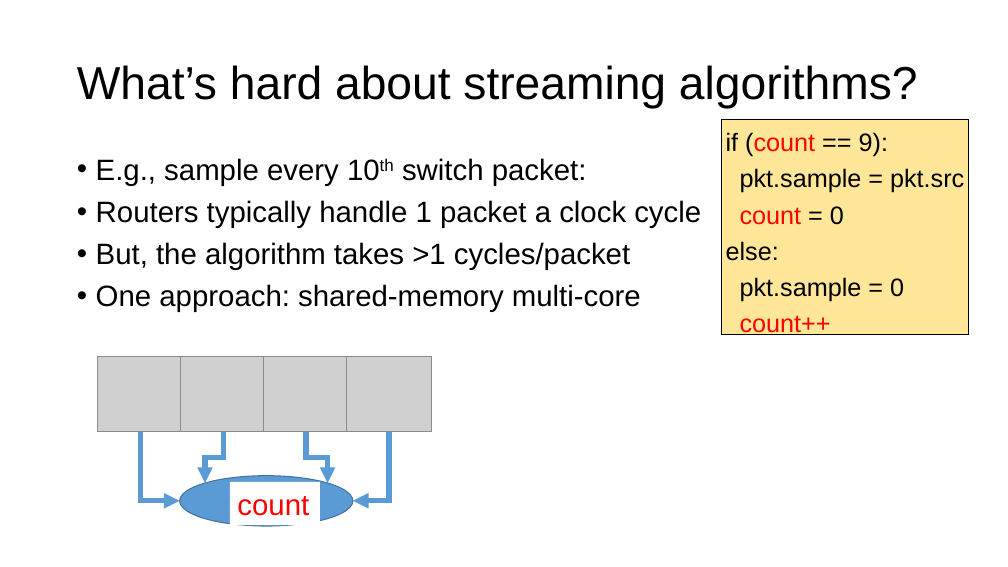
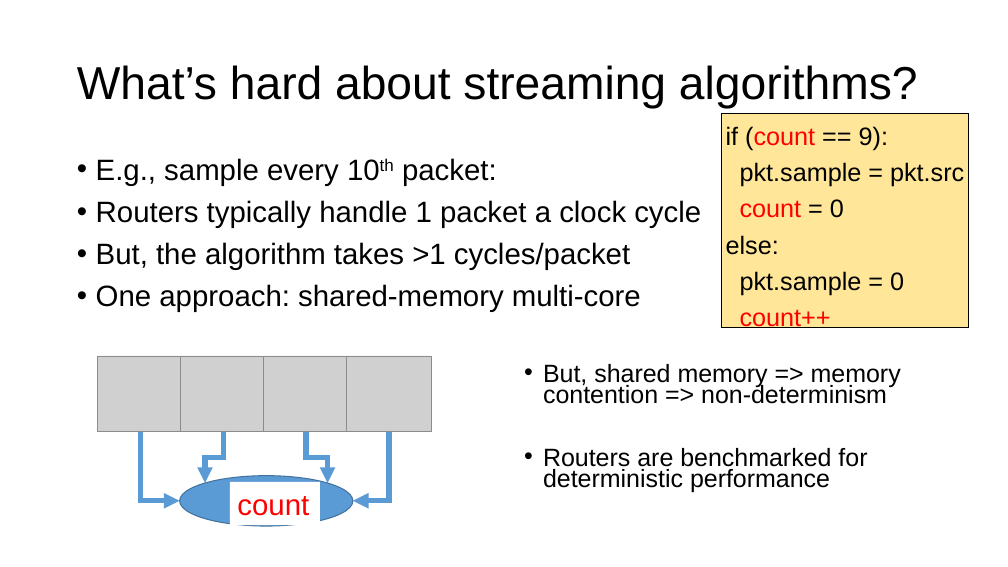
Before and after one commit to anirudhSK/pifo-domino-marple-ppts, a slide deck: slide 25 of combined_domino_pifo.pptx. Drawn at 1008x567 pixels with LibreOffice and Linux fonts; fonts in the diff are those of the drawing; grey boxes stand for pictures. Boxes give left, top, right and bottom in pixels: in the first picture for what was removed or moved away, otherwise in the second. Text is boxed around its words. In the diff, an @@ line names an element or a change of style, - is before the commit and + after.

```diff
--- a/combined_domino_pifo.pptx
+++ b/combined_domino_pifo.pptx
@@ text "if (count == 9):": place and size @@
-text "if (count == 9):" at box(726, 132, 964, 302)
+text "if (count == 9):" at box(726, 126, 964, 296)
@@ rectangle: place and size @@
-rectangle at box(721, 119, 968, 334)
+rectangle at box(721, 113, 968, 328)
@@ text at box(96, 158, 497, 186): text changed @@
-• E.g., sample every 10th switch packet:
+• E.g., sample every 10th packet:
@@ text added at box(543, 364, 901, 493), 23.8 pt, text #000000 @@
+• But, shared memory => memory contention => non-determinism
+• Routers are benchmarked for deterministic performance
```
Also in this commit, not shown: 5 other slides changed, 1 slide added.
